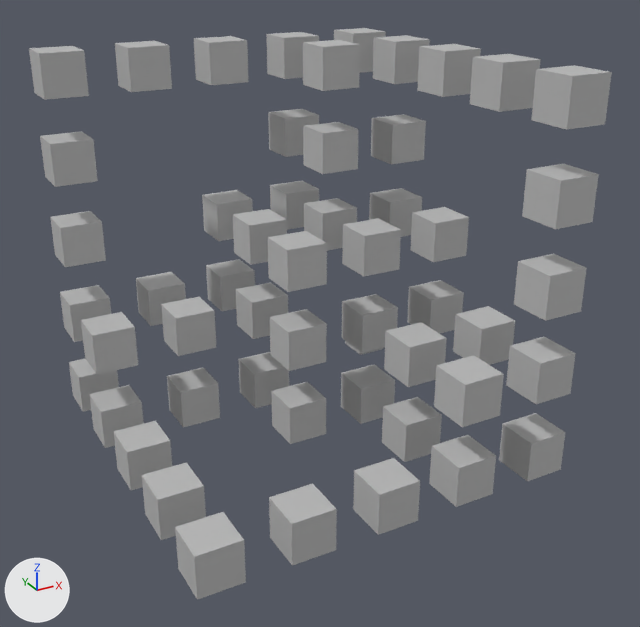
Before and after pictures for a commit that changed the FBX model restructure_model.fbx.
Camera for both pictures: a camera (50 mm lens) standing at (-1.38, -2.209, 1.209) and looking at (-0.441, -0.502, 0.356). Arrows for +X, +Y and +Z are at lower left; the lights stay in place. Where no turn or scale is listed for an object, it has been applied to the vertices.
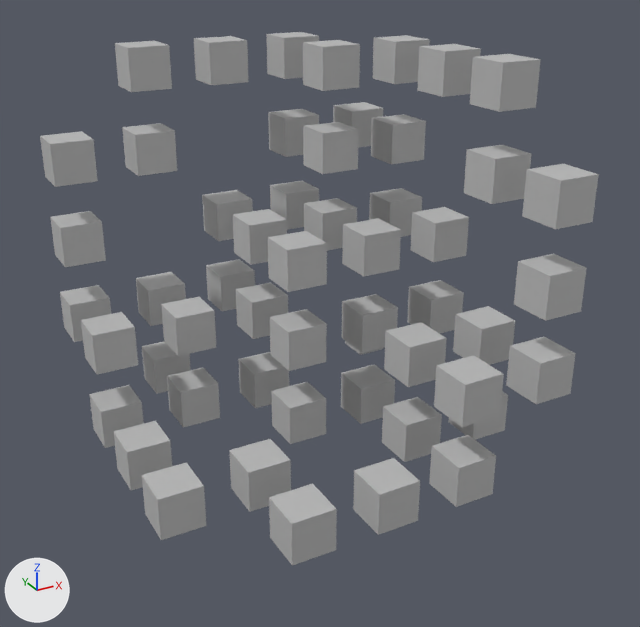
Boxes (x1, y1, x2, y2) around the edits, measured in the pictures (640 x 627 px):
```json
{"object": "box_40", "change": "moved", "before": [175, 512, 246, 600], "after": [229, 439, 291, 512]}
{"object": "box_47", "change": "moved", "before": [531, 65, 612, 130], "after": [464, 145, 531, 204]}
{"object": "box_48", "change": "moved", "before": [29, 46, 89, 100], "after": [122, 123, 177, 176]}
{"object": "box_17", "change": "moved", "before": [499, 413, 565, 481], "after": [448, 391, 508, 440]}
{"object": "box_26", "change": "moved", "before": [69, 358, 119, 412], "after": [142, 341, 190, 394]}
{"object": "box_37", "change": "moved", "before": [334, 28, 386, 73], "after": [333, 102, 383, 148]}
```

The change, as JSON lines over the scene's bpy script:
```json
{"op": "set", "path": "ob_box_17.location", "old": "(-0.1, -0.9, 0.1)", "new": "(-0.1, -0.7, 0.1)"}
{"op": "set", "path": "ob_box_47.location", "old": "(-0.1, -0.9, 0.9)", "new": "(-0.1, -0.7, 0.7)"}
{"op": "set", "path": "ob_box_26.location", "old": "(-0.9, -0.1, 0.1)", "new": "(-0.7, -0.1, 0.1)"}
{"op": "set", "path": "ob_box_48.location", "old": "(-0.9, -0.1, 0.9)", "new": "(-0.7, -0.1, 0.7)"}
{"op": "set", "path": "ob_box_37.location", "old": "(-0.1, -0.1, 0.9)", "new": "(-0.1, -0.1, 0.7)"}
{"op": "set", "path": "ob_box_40.location", "old": "(-0.9, -0.9, 0.1)", "new": "(-0.7, -0.7, 0.1)"}
```
